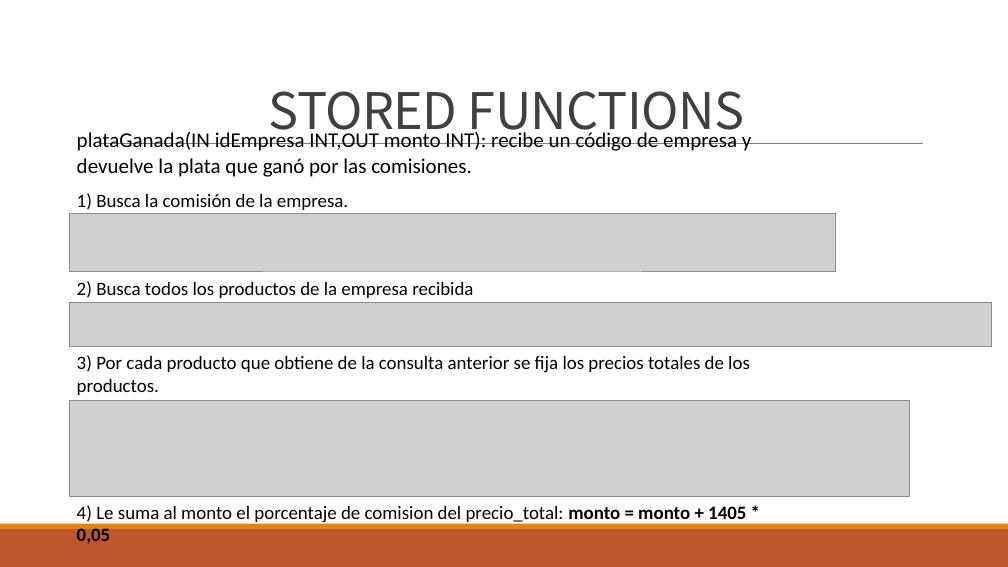
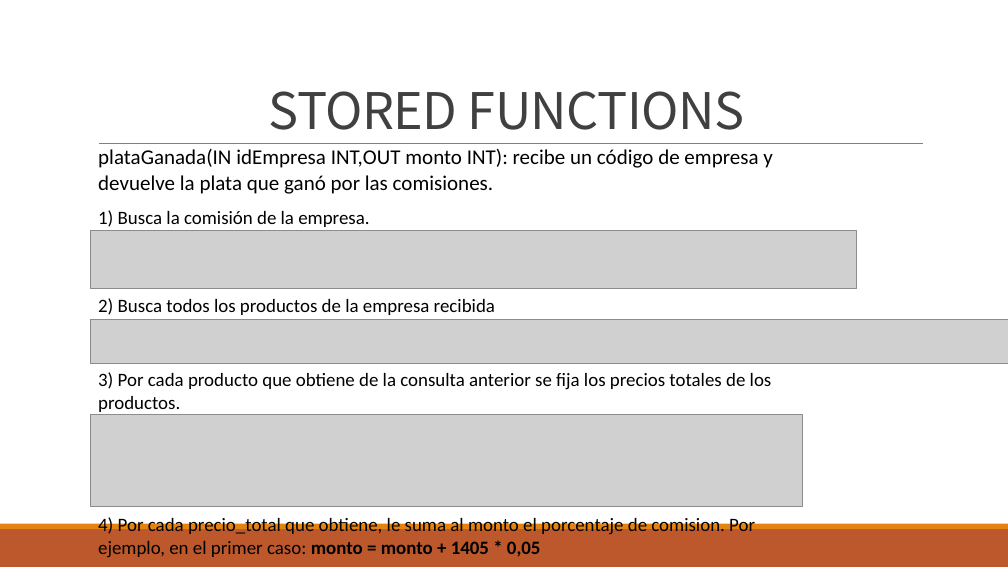
Before and after one commit to Miranda-03/Meltdown-IPM, a slide deck: slide 11 of MongoDB - Glovo/powerPoint.pptx. Drawn at 1008x567 pixels with LibreOffice and Linux fonts; fonts in the diff are those of the drawing; grey boxes stand for pictures. Boxes give left, top, right and bottom in pixels: in the first picture for what was removed or moved away, otherwise in the second. Text is boxed around its words. In the diff, an @@ line names an element or a change of style, - is before the commit and + after.

```diff
--- a/MongoDB - Glovo/powerPoint.pptx
+++ b/MongoDB - Glovo/powerPoint.pptx
@@ 4 texts, 2 pictures: place and size @@
-4 texts, 2 pictures at [70, 132, 992, 395]
+4 texts, 2 pictures at [91, 149, 1008, 412]
@@ picture: place and size @@
-picture at [70, 400, 910, 497]
+picture at [91, 414, 802, 507]
@@ text at [98, 516, 755, 557]: text changed @@
-4) Le suma al monto el porcentaje de comision del precio_total: monto = monto + 1405 * 0,05
+4) Por cada precio_total que obtiene, le suma al monto el porcentaje de comision. Por ejemplo, en el primer caso: monto = monto + 1405 * 0,05
```
Also in this commit, not shown: 5 other slides changed.
